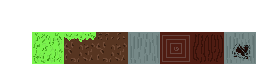
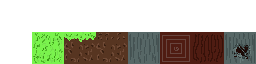
Layers edited between the first and the second (256, 64) image:
painted on "Verde #1" over (128, 32, 256, 64)
